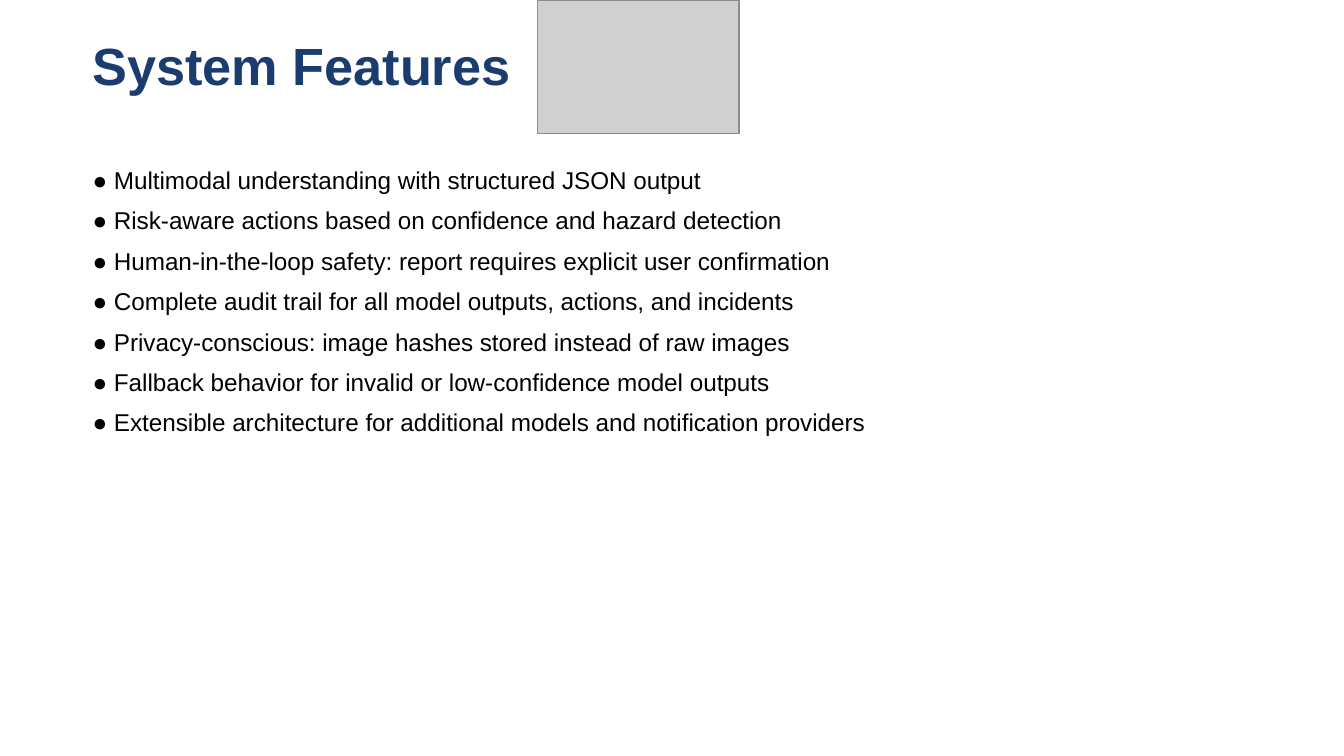
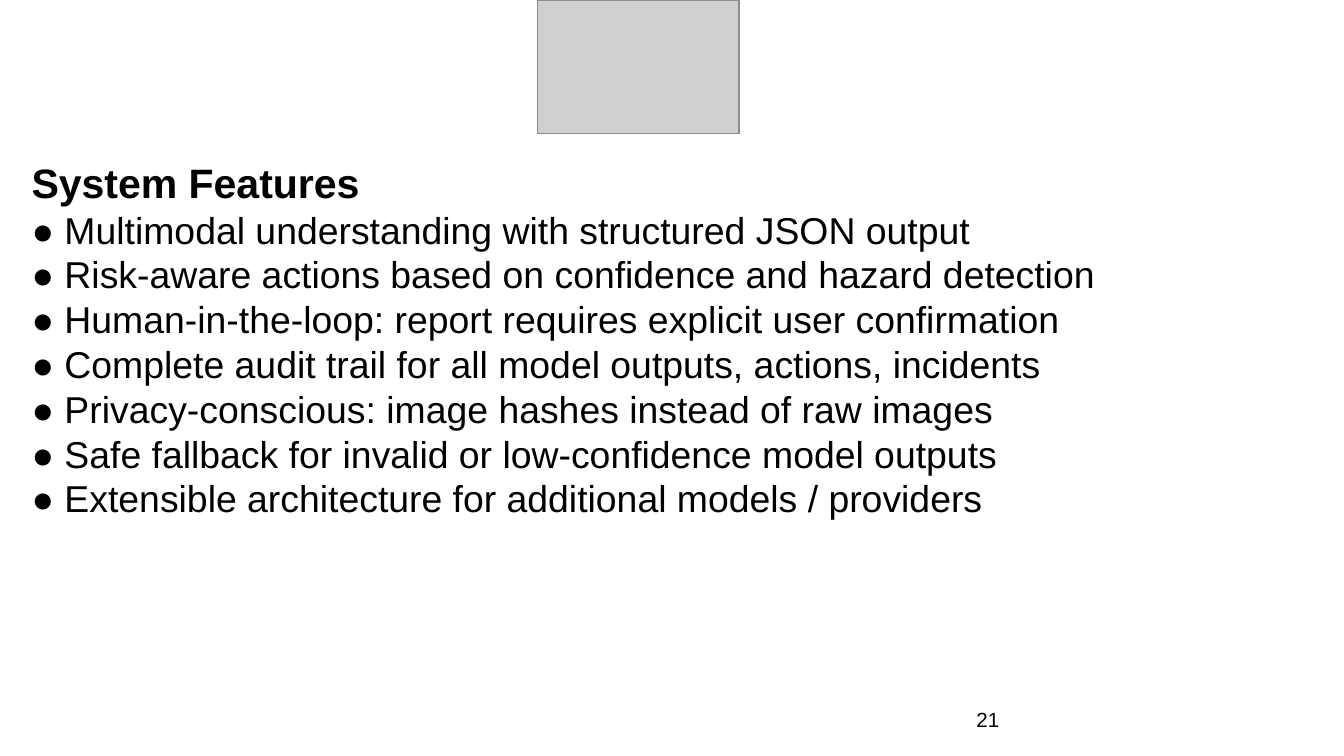
Before and after one commit to nibodhdaware/VisionGPT, a slide deck: slide 21 of paper/stage2_review3_updated.pptx. Drawn at 1344x756 pixels with LibreOffice and Linux fonts; fonts in the diff are those of the drawing; grey boxes stand for pictures. Boxes give left, top, right and bottom in pixels: in the first picture for what was removed or moved away, otherwise in the second. Text is boxed around its words. In the diff, an @@ line names an element or a change of style, - is before the commit and + after.

Commit message:
fix PPTX formatting: 22pt headers, 20pt body, correct EMU positions, new diagrams

```diff
--- a/paper/stage2_review3_updated.pptx
+++ b/paper/stage2_review3_updated.pptx
@@ text removed at [93,48,511,95] @@
-System Features
@@ text "System Features": place and size @@
-text "System Features" at [114,171,865,436]
+text "System Features" at [32,169,1095,520]
@@ text at [32,169,360,206]: paragraph added @@
+System Features
@@ text at [64,217,1095,289]: size 13 to 20 pt in "● Multimodal understanding with structured JSON output", "● Risk-aware actions based on confidence and ..."; less space between paragraphs @@
@@ text at [64,306,1059,520]: text changed; size 13 to 20 pt @@
-● Human-in-the-loop safety: report requires explicit user confirmation
-● Complete audit trail for all model outputs, actions, and incidents
-● Privacy-conscious: image hashes stored instead of raw images
-● Fallback behavior for invalid or low-confidence model outputs
-● Extensible architecture for additional models and notification providers
+● Human-in-the-loop: report requires explicit user confirmation
+● Complete audit trail for all model outputs, actions, incidents
+● Privacy-conscious: image hashes instead of raw images
+● Safe fallback for invalid or low-confidence model outputs
+● Extensible architecture for additional models / providers
@@ text added at [976,712,999,727], 11 pt, text #000000 @@
+21
```
Also in this commit, not shown: 48 other slides changed, 4 slides added, 4 slides removed.
